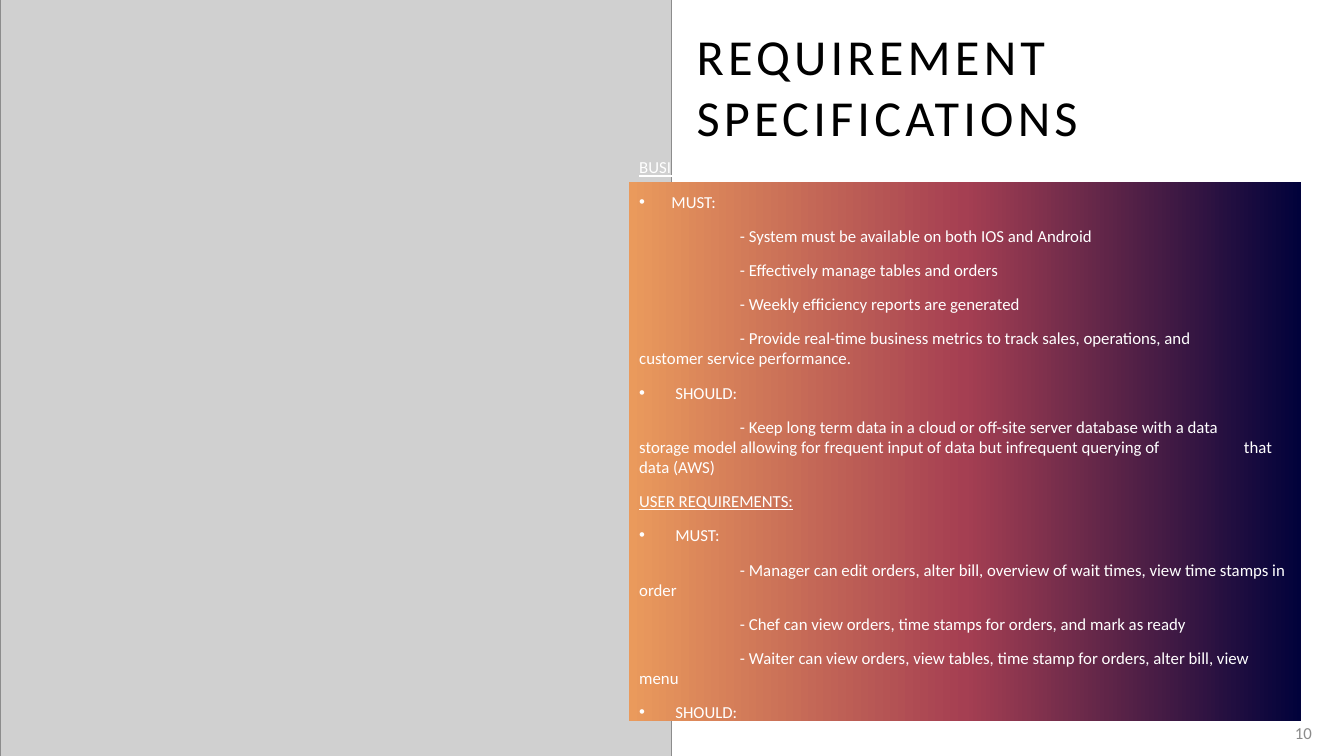
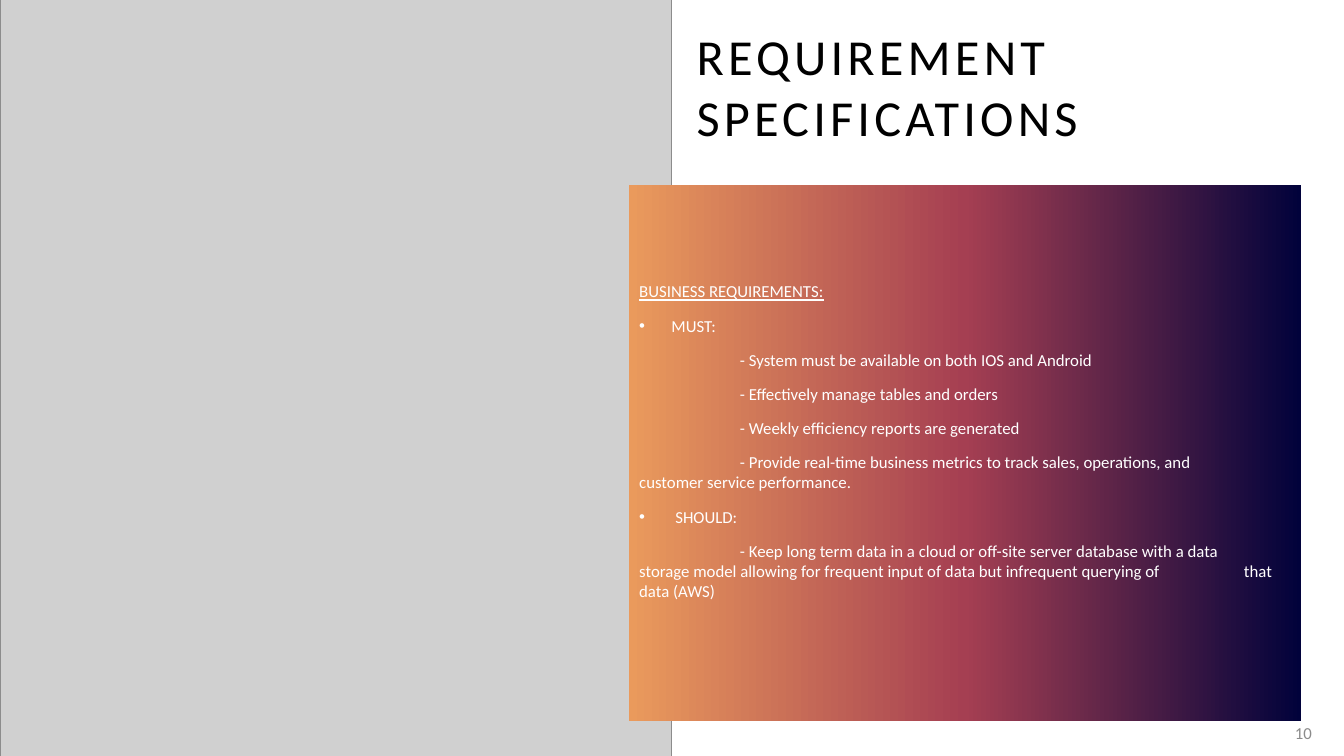
Before and after one commit to KL-3/CentRes, a slide deck: slide 10 of CentRes.pptx. Drawn at 1344x756 pixels with LibreOffice and Linux fonts; fonts in the diff are those of the drawing; grey boxes stand for pictures. Boxes give left, top, right and bottom in pixels: in the first picture for what was removed or moved away, otherwise in the second. Text is boxed around its words. In the diff, an @@ line names an element or a change of style, - is before the commit and + after.

```diff
--- a/CentRes.pptx
+++ b/CentRes.pptx
@@ text at bbox=[639, 496, 1285, 723]: paragraphs removed @@
-USER REQUIREMENTS:
-• MUST:
-- Manager can edit orders, alter bill, overview of wait times, view time stamps in order
-- Chef can view orders, time stamps for orders, and mark as ready
-- Waiter can view orders, view tables, time stamp for orders, alter bill, view menu
-• SHOULD:
```
Also in this commit, not shown: 1 other slide changed, 2 slides added.
